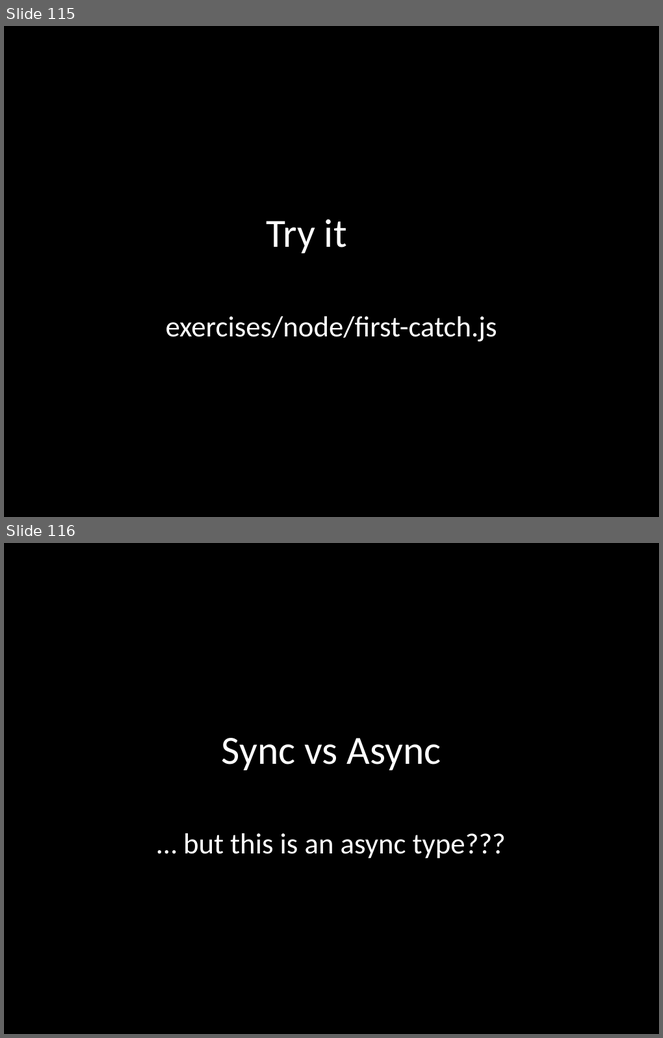
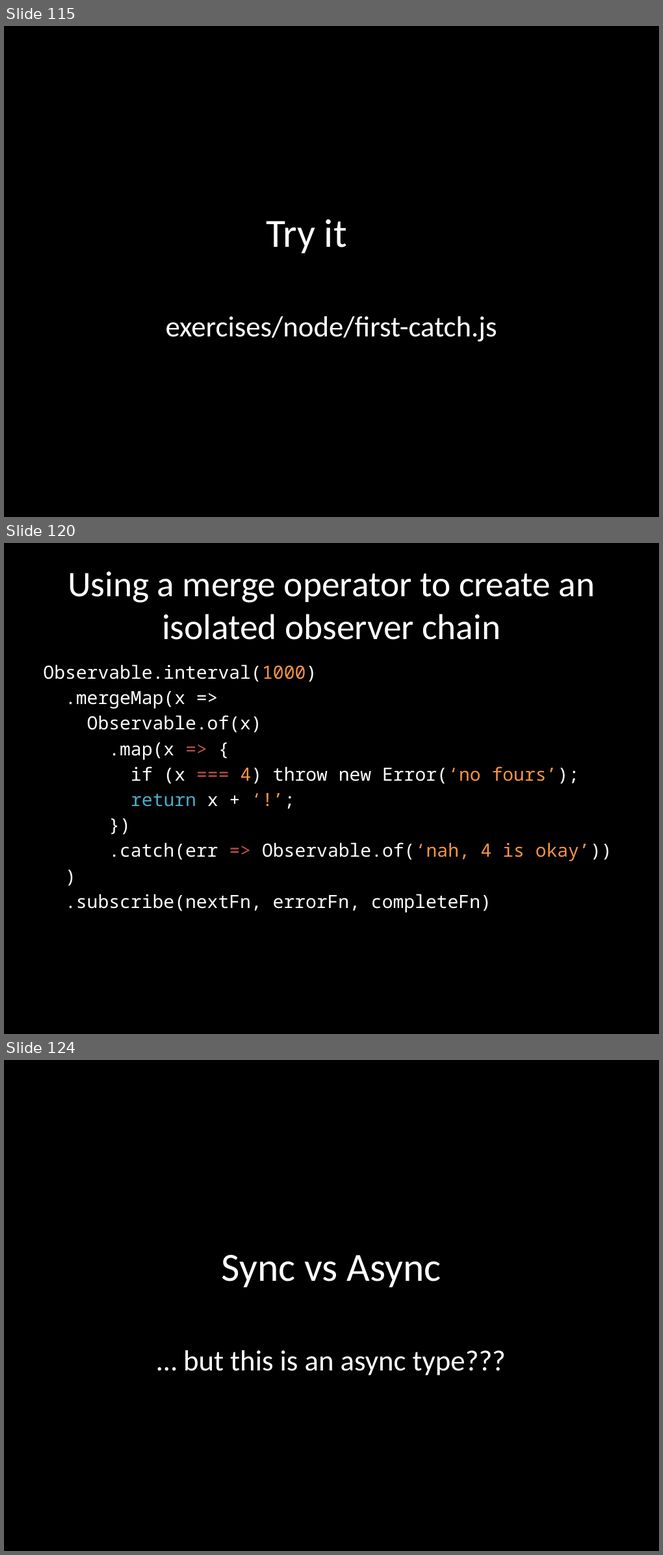
Before and after one commit to benlesh/rxjs-workshop-angular, a slide deck: rxjs-workshop.pptx. Shown one above the other, each under a label of ours: slides 115 and 116 before the commit, slides 115, 120 and 124 after it; the slides between them are not shown. The pictures are 663x1038 and 663x1555 pixels, drawn with LibreOffice and Linux fonts; fonts in the diff are those of the drawing. Boxes give left, top, right and bottom in pixels: in the first picture for what was removed or moved away, otherwise in the second. Text is boxed around its words. In the diff, an @@ line names an element or a change of style, - is before the commit and + after.

```diff
--- a/rxjs-workshop.pptx
+++ b/rxjs-workshop.pptx
@@ slide 120 added at (x1=4, y1=543, x2=659, y2=1034), background #000000 @@
@@ title added at (x1=68, y1=572, x2=596, y2=640), 39.6 pt, text #FFFFFF @@
+Using a merge operator to create an isolated observer chain
@@ text added at (x1=43, y1=665, x2=612, y2=913), 20 pt, text #FFFFFF @@
+Observable.interval(1000)
+.mergeMap(x =>
+Observable.of(x)
+.map(x => {
+if (x === 4) throw new Error(‘no fours’);
+return x + ‘!’;
+})
+.catch(err => Observable.of(‘nah, 4 is okay’))
+)
+.subscribe(nextFn, errorFn, completeFn)
@@ what was slide 116 is now slide 124 @@
```
Also in this commit, not shown: 2 slides changed, 7 other slides added, 8 other files.
